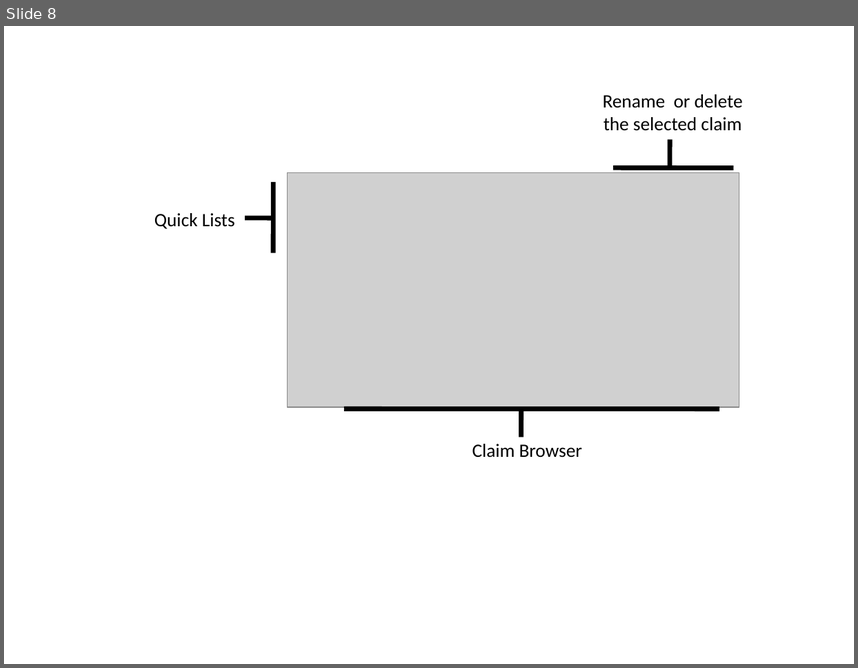
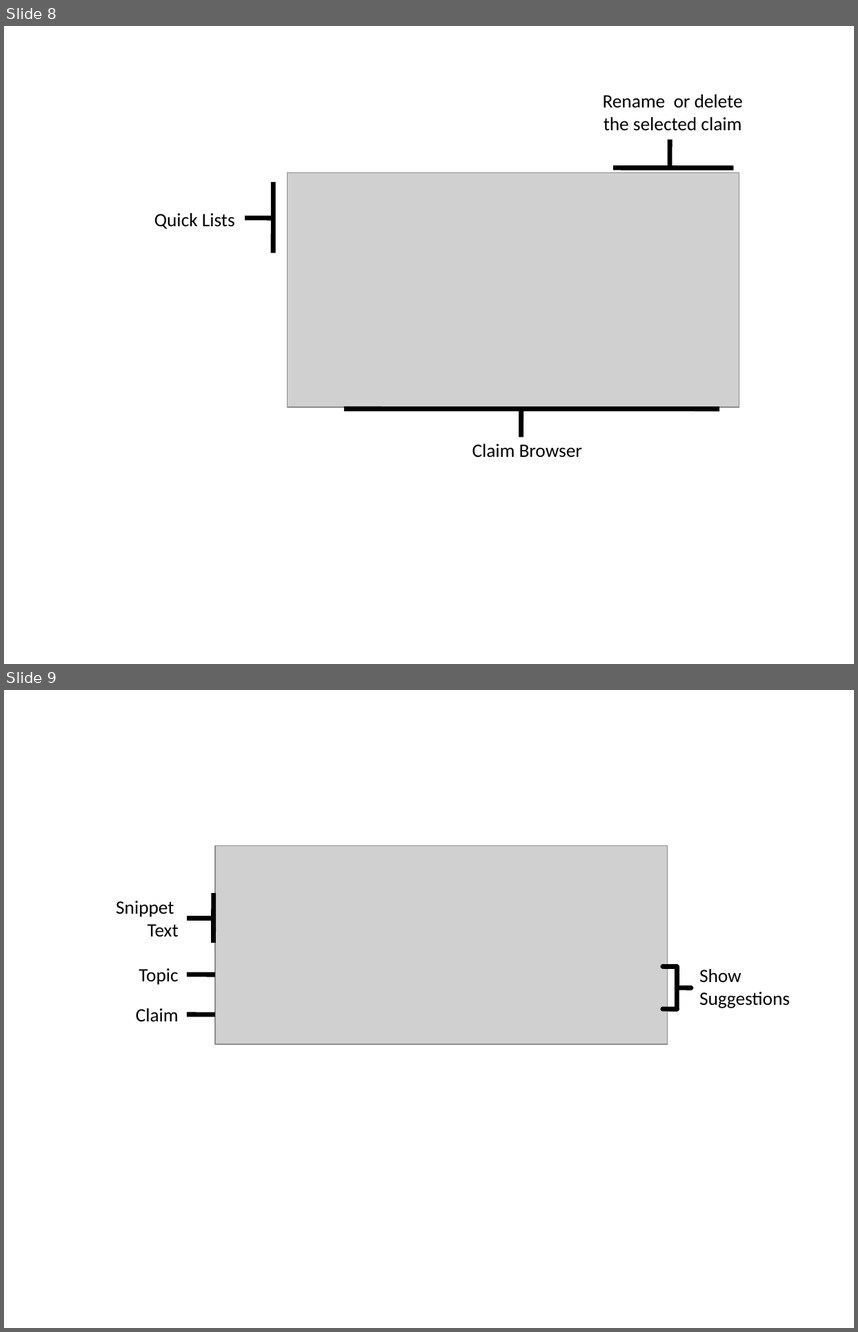
Before and after one commit to robennals/think-link, a slide deck: papers/diagrams.pptx. Shown one above the other, each under a label of ours: slide 8 before the commit, slides 8 and 9 after it. The pictures are 858x668 and 858x1332 pixels, drawn with LibreOffice and Linux fonts; fonts in the diff are those of the drawing; grey boxes stand for pictures. Boxes give left, top, right and bottom in pixels: in the first picture for what was removed or moved away, otherwise in the second. Text is boxed around its words. In the diff, an @@ line names an element or a change of style, - is before the commit and + after.

```diff
--- a/papers/diagrams.pptx
+++ b/papers/diagrams.pptx
@@ slide 9 added at (x1=4, y1=690, x2=854, y2=1328), background #FFFFFF @@
@@ picture added at (x1=215, y1=845, x2=667, y2=1044) @@
@@ line added from (214, 893) to (213, 943), #000000 4 pt @@
@@ text added at (x1=116, y1=900, x2=179, y2=937), 16 pt, text #000000 @@
+Snippet
+Text
@@ line added from (215, 918) to (187, 918), #000000 4 pt @@
@@ text added at (x1=139, y1=968, x2=178, y2=985), 16 pt, text #000000 @@
+Topic
@@ line added from (215, 975) to (187, 974), #000000 4 pt @@
@@ line added from (677, 966) to (663, 966), #000000 4 pt @@
@@ line added from (677, 1009) to (677, 966), #000000 4 pt @@
@@ text added at (x1=700, y1=969, x2=790, y2=1008), 16 pt, text #000000 @@
+Show Suggestions
@@ line added from (691, 987) to (677, 987), #000000 4 pt @@
@@ text added at (x1=136, y1=1008, x2=179, y2=1022), 16 pt, text #000000 @@
+Claim
@@ line added from (215, 1015) to (187, 1014), #000000 4 pt @@
@@ line added from (677, 1009) to (663, 1009), #000000 4 pt @@
```
Also in this commit, not shown: 1 slide changed, 6 other files.
